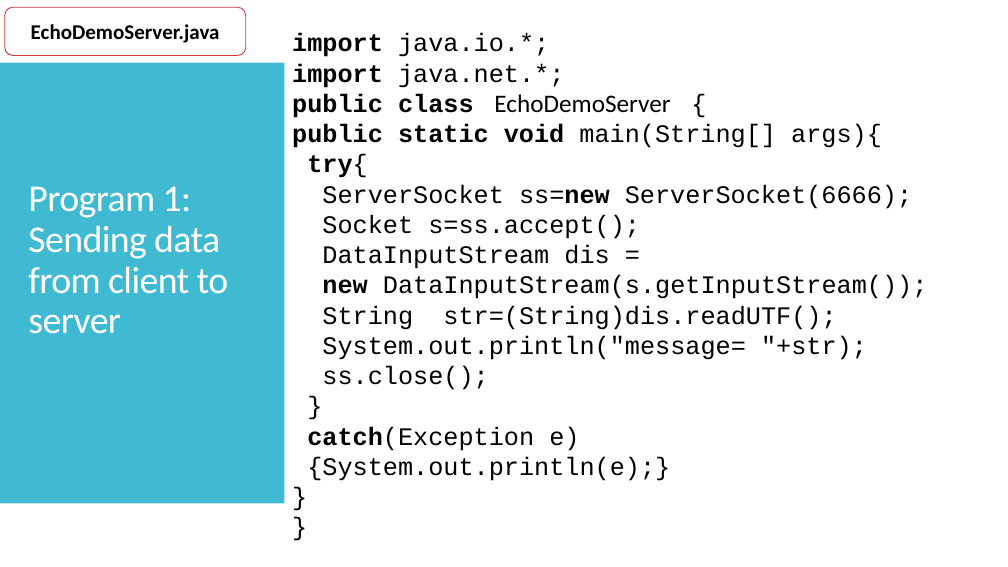
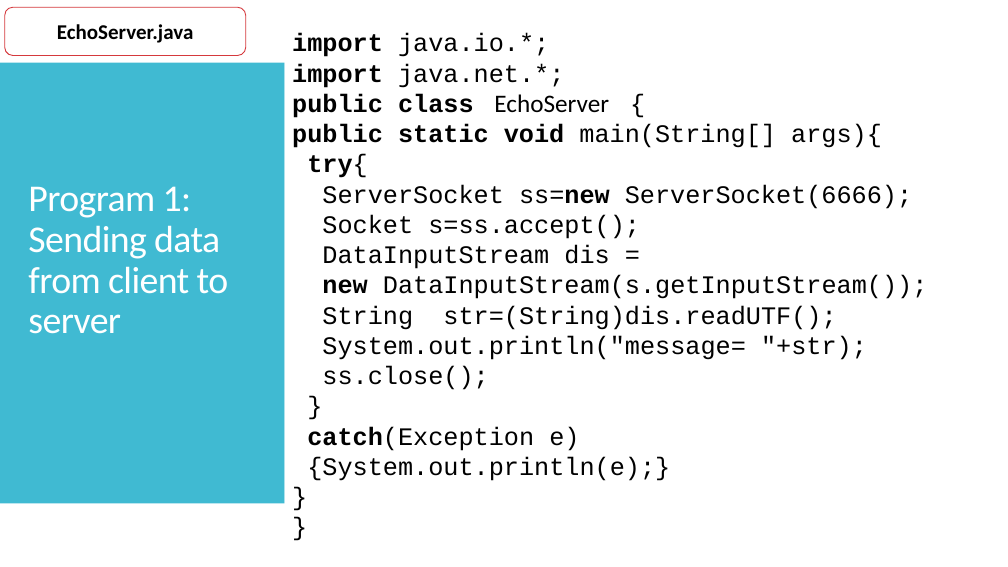
Before and after one commit to jrambasana/AJP2022-code, a slide deck: slide 44 of Slides/AJP - Unit 1 - Java Networking.pptx. Drawn at 1008x567 pixels with LibreOffice and Linux fonts; fonts in the diff are those of the drawing. Boxes give left, top, right and bottom in pixels: in the first picture for what was removed or moved away, otherwise in the second. Text is boxed around its words. In the diff, an @@ line names an element or a change of style, - is before the commit and + after.

Commit message:
AJP-Class-Chp01-Prog01 added and slides updated

```diff
--- a/Slides/AJP - Unit 1 - Java Networking.pptx
+++ b/Slides/AJP - Unit 1 - Java Networking.pptx
@@ text in rounded rectangle at (57, 24, 194, 43): text changed @@
-EchoDemoServer.java
+EchoServer.java
@@ text at (292, 93, 609, 118): text changed; font Calibri to Courier New; bold on @@
-public class EchoDemoServer {
+public class EchoServer {
```
Also in this commit, not shown: 3 other slides changed, 7 other files.
